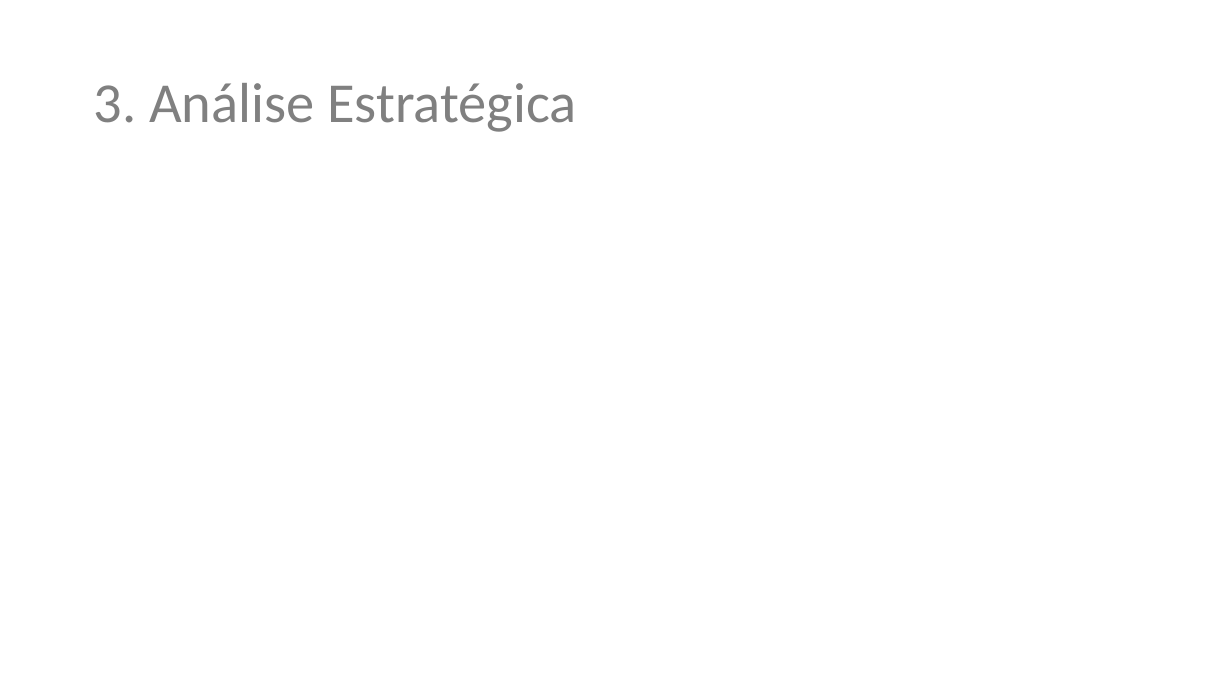
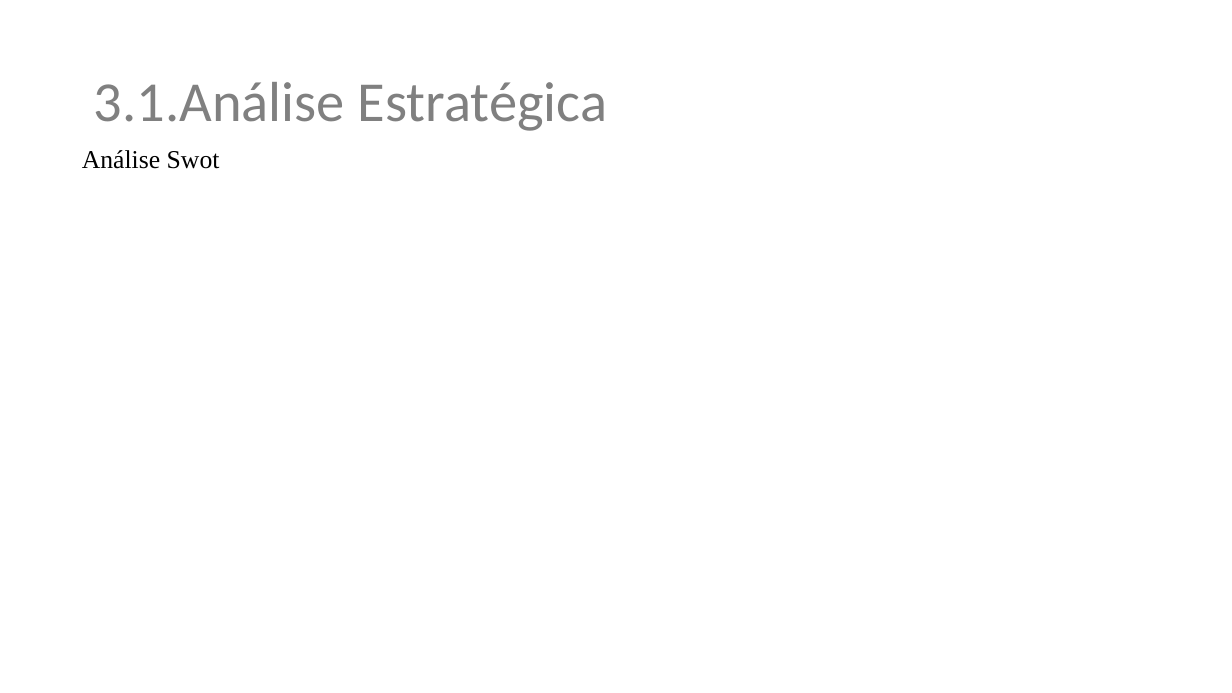
Before and after one commit to renatomarcio18081971/trabalhodeconclusao, a slide deck: slide 8 of plano-de-negocios-restaurante-tioto.pptx (slide 7 before the commit). Drawn at 1232x693 pixels with LibreOffice and Linux fonts; fonts in the diff are those of the drawing; background and template pictures are left out. Boxes give left, top, right and bottom in pixels: in the first picture for what was removed or moved away, otherwise in the second. Text is boxed around its words. In the diff, an @@ line names an element or a change of style, - is before the commit and + after.

```diff
--- a/plano-de-negocios-restaurante-tioto.pptx
+++ b/plano-de-negocios-restaurante-tioto.pptx
@@ text at (94, 82, 607, 131): text changed @@
-3. Análise Estratégica
+3.1.Análise Estratégica
@@ text added at (82, 150, 220, 169), 20 pt, text #000000 @@
+Análise Swot
```
Also in this commit, not shown: 1 slide added.
